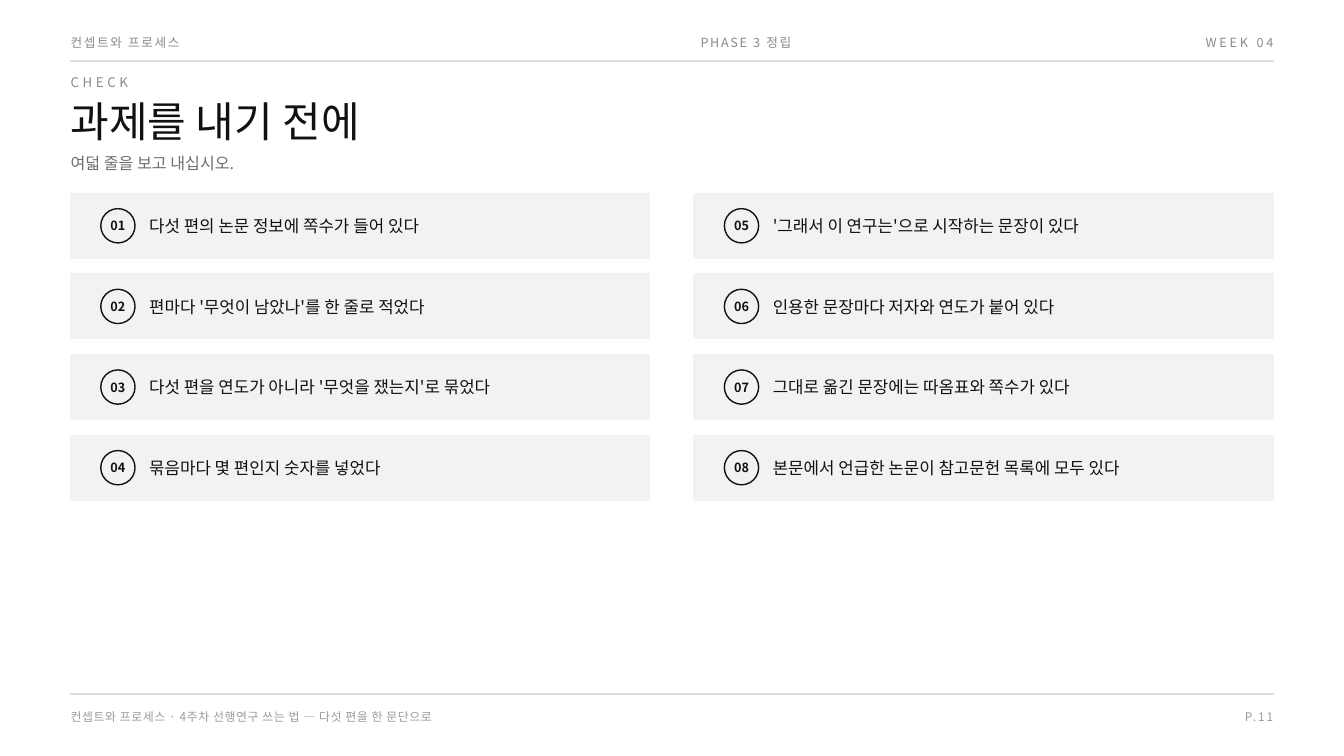
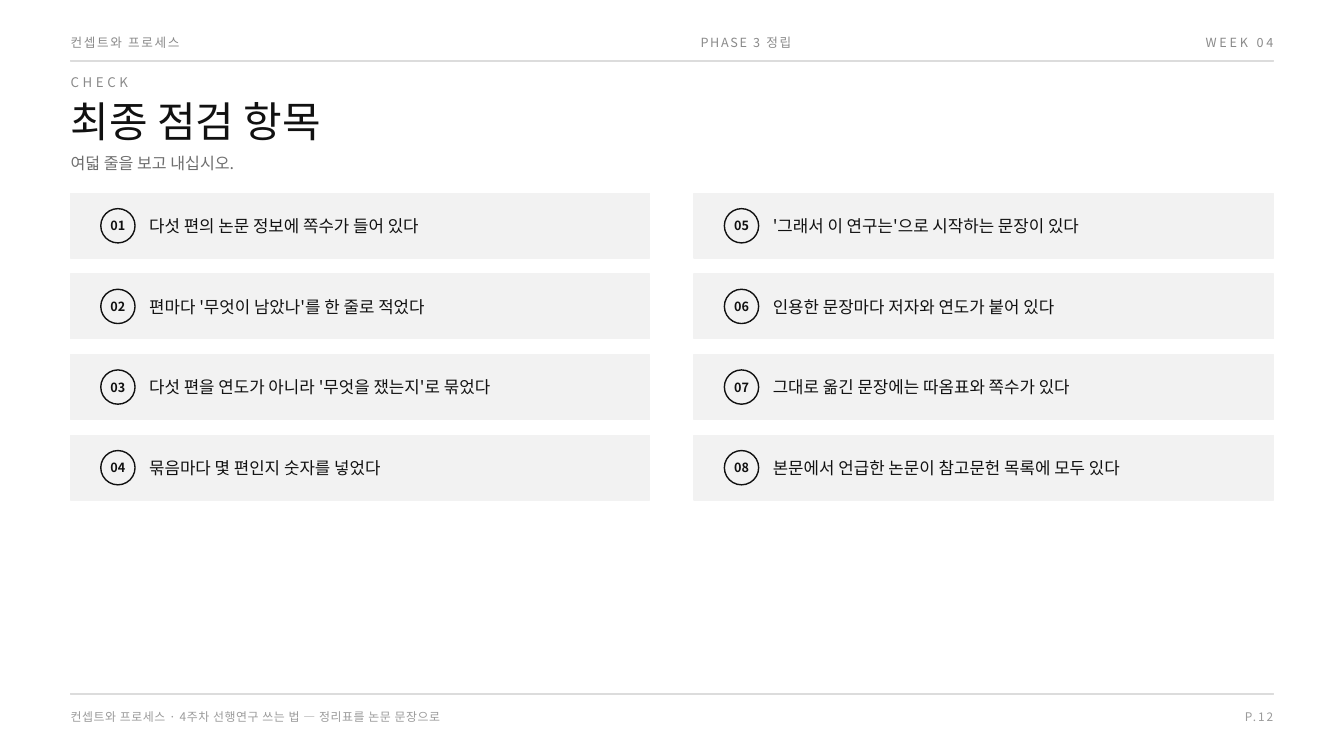
Before and after one commit to design-eng/MIN.D, a slide deck: slide 18 of dist/weeks-대학원/컨셉트와프로세스_04주차_선행연구쓰는법.pptx (slide 17 before the commit). Drawn at 1344x756 pixels with LibreOffice and Linux fonts; fonts in the diff are those of the drawing. Boxes give left, top, right and bottom in pixels: in the first picture for what was removed or moved away, otherwise in the second. Text is boxed around its words. In the diff, an @@ line names an element or a change of style, - is before the commit and + after.

```diff
--- a/dist/weeks-대학원/컨셉트와프로세스_04주차_선행연구쓰는법.pptx
+++ b/dist/weeks-대학원/컨셉트와프로세스_04주차_선행연구쓰는법.pptx
@@ text at bbox=[71, 102, 321, 141]: text changed @@
-과제를 내기 전에
+최종 점검 항목
@@ text at bbox=[71, 711, 441, 722]: text changed @@
-컨셉트와 프로세스 · 4주차 선행연구 쓰는 법 — 다섯 편을 한 문단으로
+컨셉트와 프로세스 · 4주차 선행연구 쓰는 법 — 정리표를 논문 문장으로
```
Also in this commit, not shown: 17 other slides changed, 1 slide added, 5 other files.
